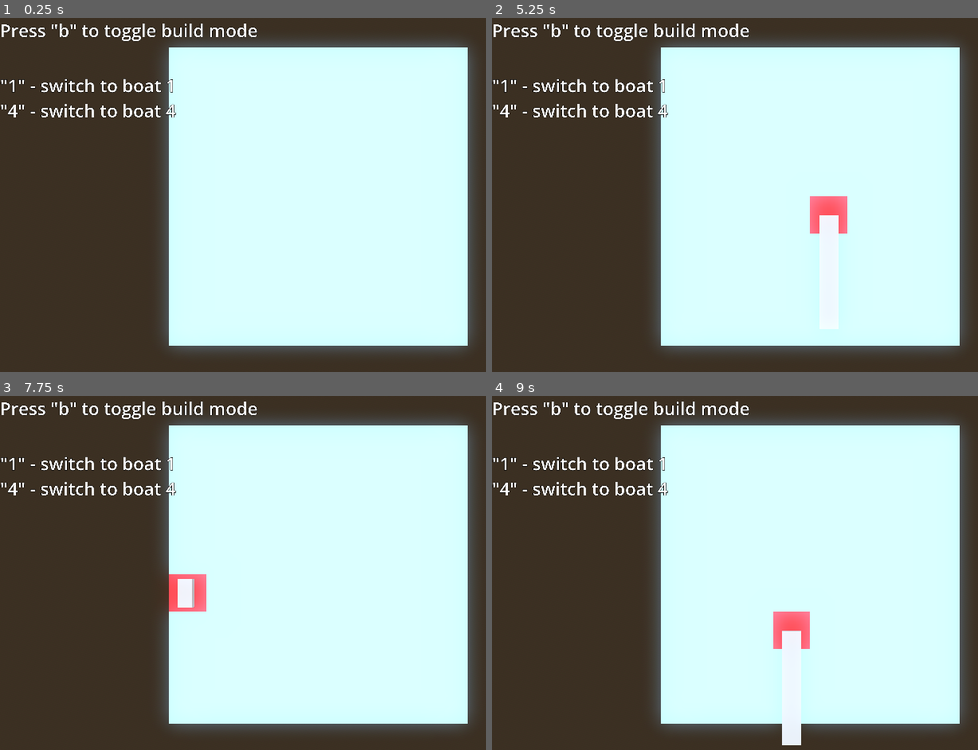
Above: before the commit, frames 1-4 (two rows, left to right).
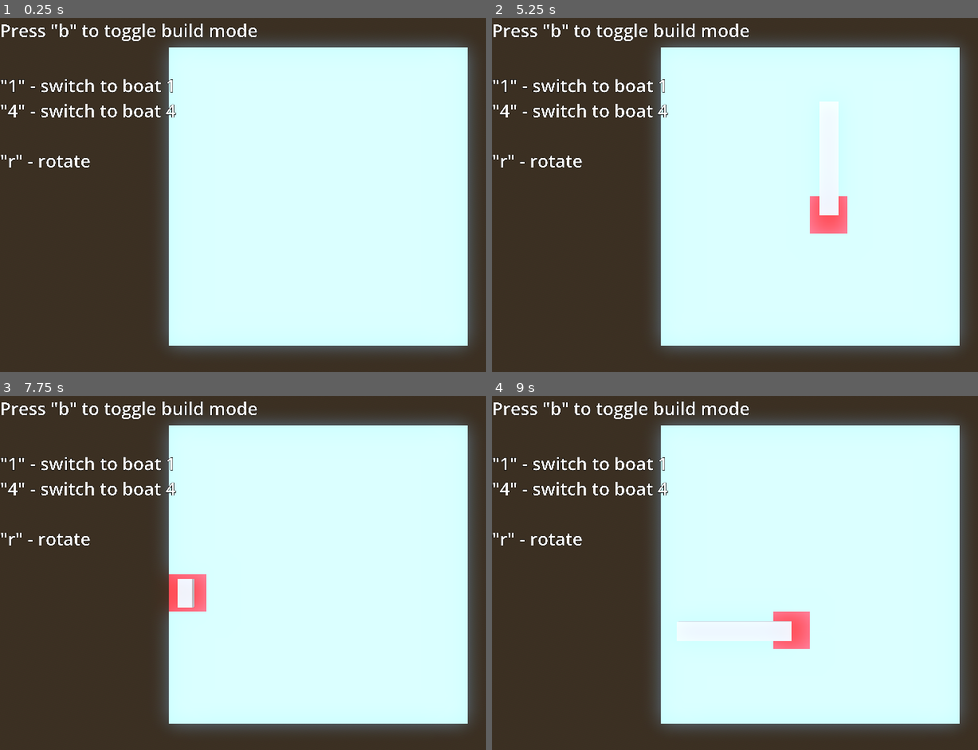
Above: after the commit, the same moments.

Repository: Qwenty228/netcentric
Game: Godot game, scene res://base_level.tscn
The game is run twice, just before and just after one commit, with the same random seed, the same clock (stepped at 60 frames per second) and the same inputs.
Inputs (mouse positions are in pixels of both pictures, inside the frame that each line leads up to):
- Up to frame 1 (0.25 s): no input
- Up to frame 2 (5.25 s): tap B (build) at 0.5, 1.25, 1.55, 2, 2.1, 2.75, 3.5, 4.25, 4.55, 5.1 s; move the mouse to (948, 177) at 0.52 s; tap 1 (boat1) at 0.6, 3.05, 3.6 s; tap 4 (boat4) at 0.8, 1.35, 3.8, 4.35 s; move the mouse to (681, 212) at 1.27 s; move the mouse to (875, 117) at 2.02 s; tap R (rotate, bound only after the commit) at 2.3, 2.85 s; move the mouse to (778, 269) at 2.77 s; move the mouse to (outside the picture) at 3.52 s; move the mouse to (618, 141) at 4.27 s; move the mouse to (841, 195) at 5.02 s
- Up to frame 3 (7.75 s): tap R (rotate, bound only after the commit) at 5.3, 6.6 s; move the mouse to (223, 484) at 5.77 s; click (223, 484) at 5.85 s; tap 1 (boat1) at 6.05, 7.35 s; move the mouse to (456, 555) at 6.52 s; tap 4 (boat4) at 6.8 s; move the mouse to (189, 590) at 7.27 s; tap B (build) at 7.55 s
- Up to frame 4 (9 s): move the mouse to (875, 495) at 8.02 s; tap 4 (boat4) at 8.1 s; tap R (rotate, bound only after the commit) at 8.3 s; move the mouse to (778, 647) at 8.77 s; tap B (build) at 8.85 s

The runs differ from the first frame. In frame 1, 0.2% of the frame differs, in the area x 0-19%, y 38-43%; in frame 2, 0.8%; in frame 3, 0.2%; in frame 4, 0.9%, in the area x 0-64%, y 38-99%.

Commit message:
Rotate boats

Diff:
--- a/Boats/boat_4.tscn
+++ b/Boats/boat_4.tscn
@@ -1,6 +1,6 @@
 [gd_scene format=3 uid="uid://dekylbw61q2f4"]
 
-[node name="SmallBoat" type="Node3D"]
+[node name="BoatFour" type="Node3D"]
 
 [node name="CSGBox3D" type="CSGBox3D" parent="."]
 transform = Transform3D(1, 0, 0, 0, 1, 0, 0, 0, 1, 0, 0, 6)
--- a/base_level.tscn
+++ b/base_level.tscn
@@ -79,5 +79,7 @@
 offset_right = 637.0
 offset_bottom = 379.0
 text = "\"1\" - switch to boat 1
-\"4\" - switch to boat 4"
+\"4\" - switch to boat 4
+
+\"r\" - rotate"
 label_settings = SubResource("LabelSettings_4yaae")
--- a/boat_manager.gd
+++ b/boat_manager.gd
@@ -8,20 +8,26 @@
 		print("set boat type to ", boat_type)
 		current_boat_type = boat_type
 
+var rotation_angle:float = 0.0
+
 func _process(delta:float) -> void:
 	if Input.is_action_just_pressed("boat1"):
 		current_boat_type = boat_1
-		print(current_boat_type)
 
 	if Input.is_action_just_pressed("boat4"):
 		current_boat_type = boat_4
-		print(current_boat_type)
+
+	if Input.is_action_just_pressed("rotate"):
+		rotation_angle -= PI/2
 
 func build_boat(boat_position: Vector3) -> Node3D:
 	if current_boat_type != null:
 		var new_boat = current_boat_type.instantiate()
 		add_child(new_boat)
 		new_boat.global_position = boat_position
+
+		new_boat.global_rotation.y = rotation_angle
+		print(new_boat.global_rotation)
 		return new_boat
 	return null
 
--- a/project.godot
+++ b/project.godot
@@ -52,3 +52,8 @@
 "events": [Object(InputEventKey,"resource_local_to_scene":false,"resource_name":"","device":-1,"window_id":0,"alt_press …(191 unchanged characters)…
 ]
 }
+rotate={
+"deadzone": 0.5,
+"events": [Object(InputEventKey,"resource_local_to_scene":false,"resource_name":"","device":-1,"window_id":0,"alt_pressed":false,"shift_pressed":false,"ctrl_pressed":false,"meta_pressed":false,"pressed":false,"keycode":0,"physical_keycode":82,"key_label":0,"unicode":114,"location":0,"echo":false,"script":null)
+]
+}
